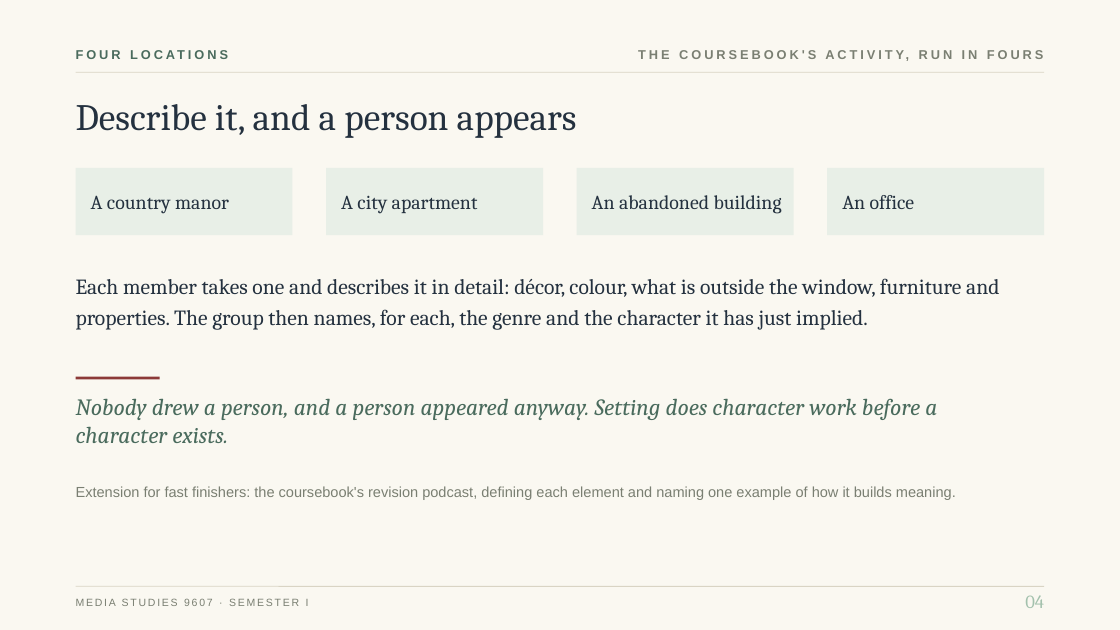
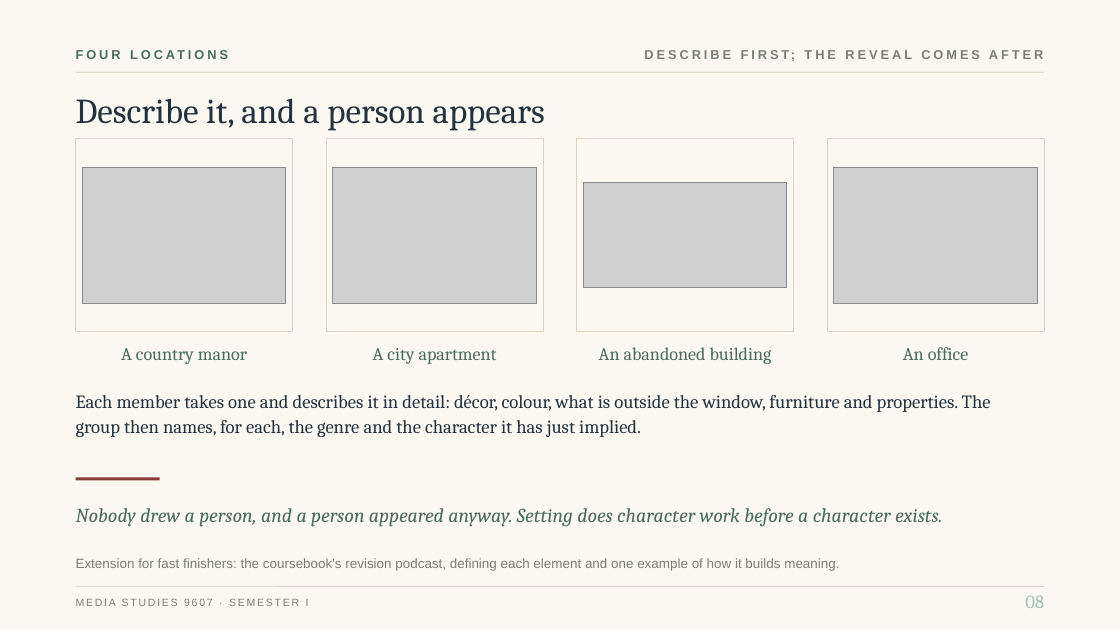
Before and after one commit to ohwowgreat/courses-site, a slide deck: slide 12 of content/decks/media-studies/media-studies-s1-lesson-05-mise-en-scene.pptx (slide 9 before the commit). Drawn at 1120x630 pixels with LibreOffice and Linux fonts; fonts in the diff are those of the drawing; grey boxes stand for pictures. Boxes give left, top, right and bottom in pixels: in the first picture for what was removed or moved away, otherwise in the second. Text is boxed around its words. In the diff, an @@ line names an element or a change of style, - is before the commit and + after.

```diff
--- a/content/decks/media-studies/media-studies-s1-lesson-05-mise-en-scene.pptx
+++ b/content/decks/media-studies/media-studies-s1-lesson-05-mise-en-scene.pptx
@@ text at (x1=729, y1=50, x2=738, y2=59): text changed @@
-THE COURSEBOOK'S ACTIVITY, RUN IN FOURS
+DESCRIBE FIRST; THE REVEAL COMES AFTER
@@ text "Describe it, and a person ..." at (x1=76, y1=98, x2=545, y2=130): size 32 to 30 pt @@
@@ rectangle resized from (x1=76, y1=168, x2=292, y2=235) to (x1=76, y1=139, x2=292, y2=332) @@
@@ rectangle resized from (x1=326, y1=168, x2=543, y2=235) to (x1=326, y1=139, x2=543, y2=332) @@
@@ rectangle resized from (x1=577, y1=168, x2=794, y2=235) to (x1=577, y1=139, x2=794, y2=332) @@
@@ fill #E8EFE7 to #FAF8F1; outline none to #D9D4C4 0.75 pt in 4 elements at (x1=76, y1=139, x2=292, y2=332), (x1=326, y1=139, x2=543, y2=332), (x1=577, y1=139, x2=794, y2=332), (x1=828, y1=139, x2=1044, y2=332) @@
@@ rectangle resized from (x1=828, y1=168, x2=1044, y2=235) to (x1=828, y1=139, x2=1044, y2=332) @@
@@ picture added at (x1=82, y1=167, x2=286, y2=302) @@
@@ picture added at (x1=333, y1=167, x2=536, y2=302) @@
@@ picture added at (x1=834, y1=167, x2=1038, y2=302) @@
@@ picture added at (x1=584, y1=182, x2=787, y2=287) @@
@@ size 17 to 15.5 pt, text colour #24313F to #4A6B5D; alignment left to centre in 4 elements at (x1=599, y1=347, x2=772, y2=364), (x1=373, y1=348, x2=497, y2=364), (x1=903, y1=347, x2=969, y2=360), (x1=121, y1=348, x2=247, y2=364) @@
@@ text "A country manor" moved from (x1=91, y1=195, x2=229, y2=214) to (x1=121, y1=348, x2=247, y2=364) @@
@@ text "A city apartment" moved from (x1=341, y1=195, x2=478, y2=214) to (x1=373, y1=348, x2=497, y2=364) @@
@@ text "An abandoned building" moved from (x1=592, y1=195, x2=782, y2=214) to (x1=599, y1=347, x2=772, y2=364) @@
@@ text "An office" moved from (x1=842, y1=195, x2=915, y2=209) to (x1=903, y1=347, x2=969, y2=360) @@
@@ text "Each member takes one and ..." moved from (x1=76, y1=278, x2=999, y2=330) to (x1=76, y1=395, x2=991, y2=437) @@
@@ text "Each member takes one and ..." at (x1=76, y1=395, x2=991, y2=437): size 18.5 to 16 pt; line spacing 26pt to 22pt @@
@@ line moved from (76, 378) - (160, 378) to (76, 479) - (160, 479) @@
@@ text "Nobody drew a person, and ..." moved from (x1=76, y1=398, x2=937, y2=443) to (x1=76, y1=508, x2=942, y2=527) @@
@@ text "Nobody drew a person, and ..." at (x1=76, y1=508, x2=942, y2=527): size 20 to 17 pt @@
@@ text at (x1=76, y1=558, x2=839, y2=571): text changed; size 12.5 to 11.5 pt @@
-Extension for fast finishers: the coursebook's revision podcast, defining each element and naming one example of how it builds meaning.
+Extension for fast finishers: the coursebook's revision podcast, defining each element and one example of how it builds meaning.
@@ text at (x1=1025, y1=595, x2=1044, y2=608): text changed @@
-04
+08
```
Also in this commit, not shown: 5 other slides changed, 4 slides added, 1 slide removed, 39 other files.
